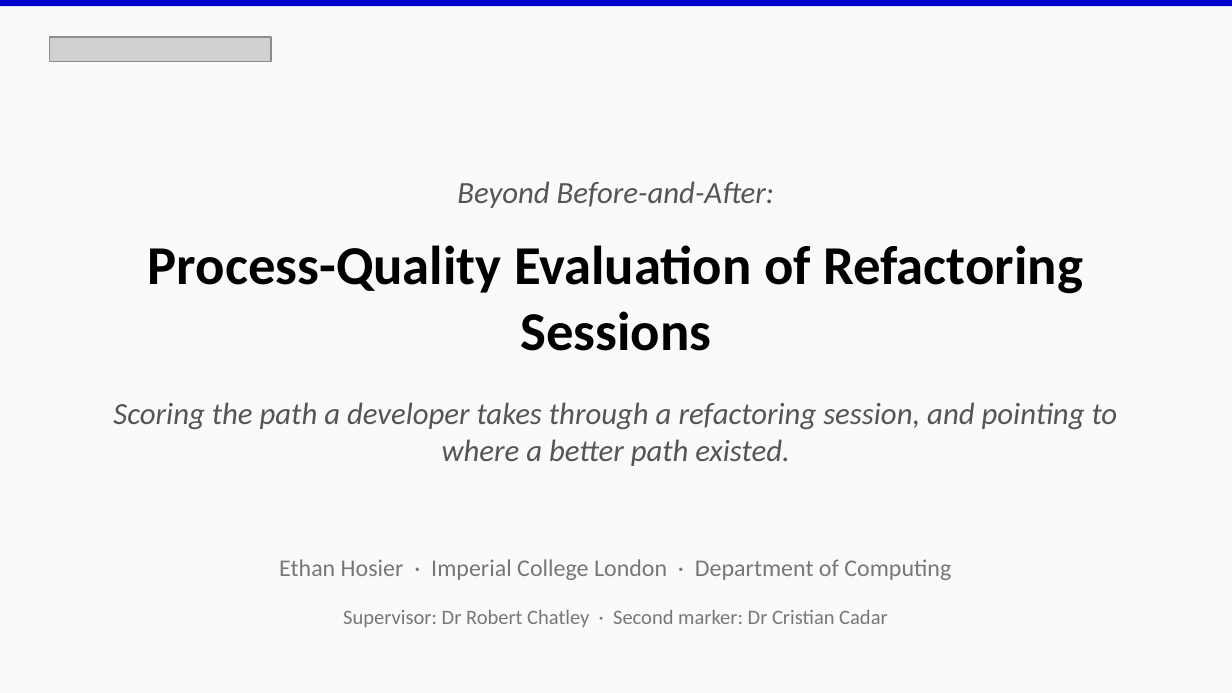
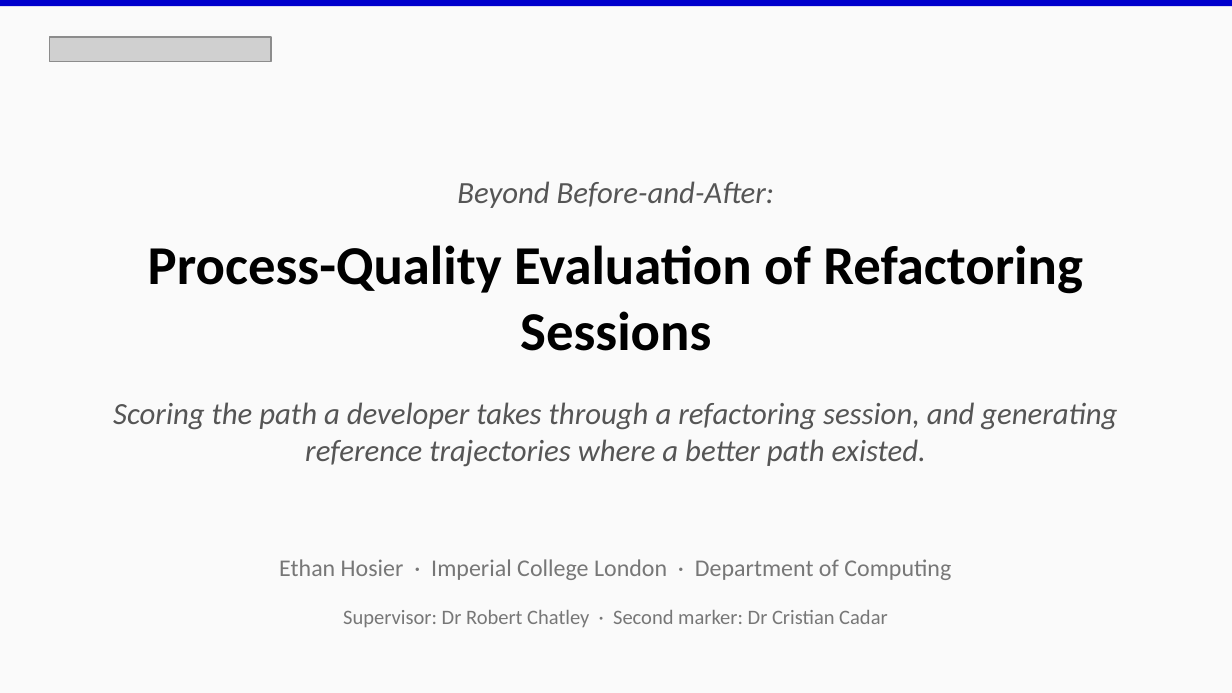
Before and after one commit to EthanHosier/fyp, a slide deck: slide 1 of presentation/slides.pptx. Drawn at 1232x693 pixels with LibreOffice and Linux fonts; fonts in the diff are those of the drawing; grey boxes stand for pictures. Boxes give left, top, right and bottom in pixels: in the first picture for what was removed or moved away, otherwise in the second. Text is boxed around its words. In the diff, an @@ line names an element or a change of style, - is before the commit and + after.

```diff
--- a/presentation/slides.pptx
+++ b/presentation/slides.pptx
@@ text at (113,402,1117,467): text changed @@
-Scoring the path a developer takes through a refactoring session, and pointing to where a better path existed.
+Scoring the path a developer takes through a refactoring session, and generating reference trajectories where a better path existed.
```
Also in this commit, not shown: 3 other slides changed, 2 other files.
